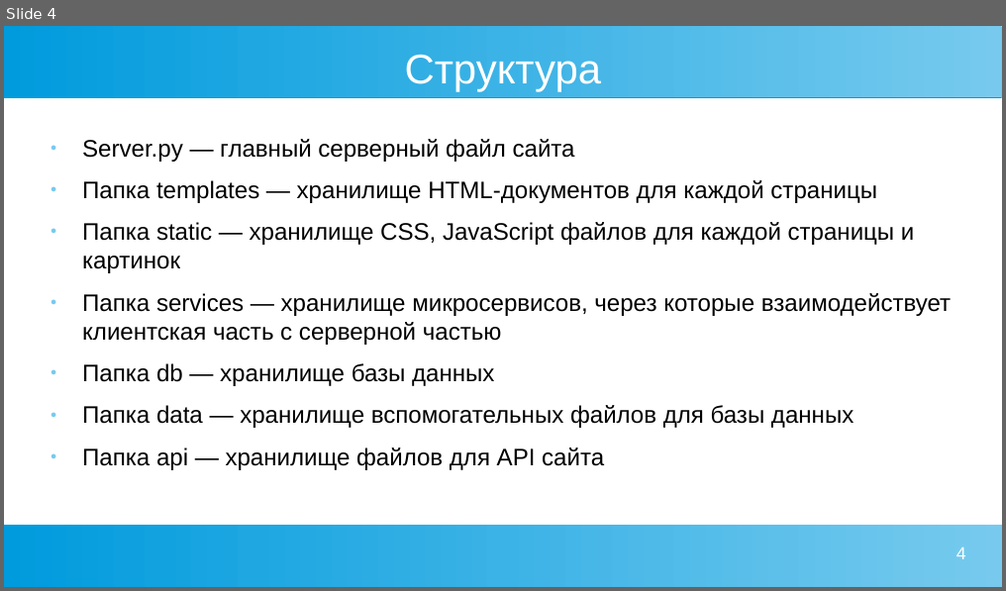
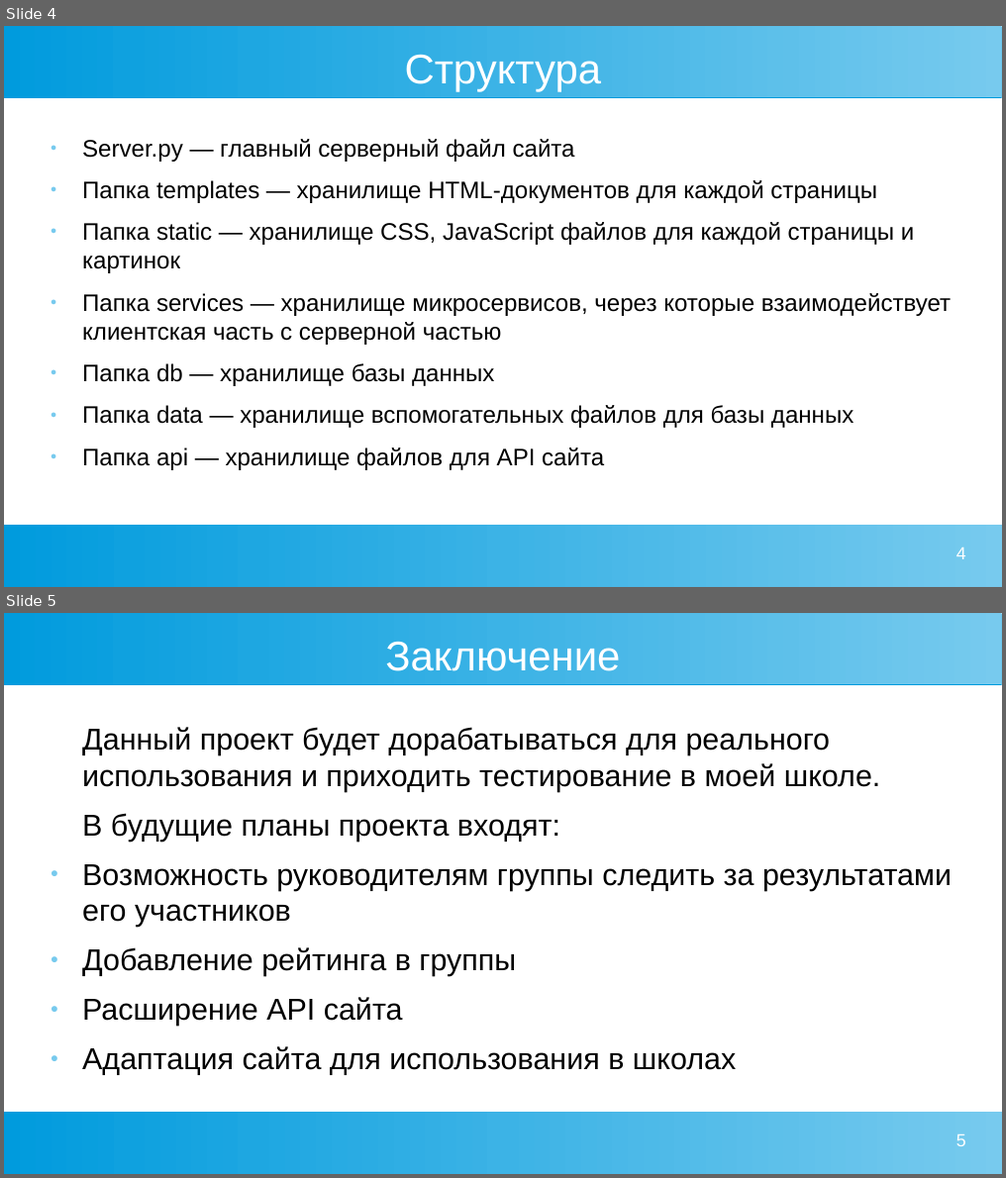
Before and after one commit to Stanislavsky2024/WebProject, a slide deck: Презентация Web.odp. Shown one above the other, each under a label of ours: slide 4 before the commit, slides 4 and 5 after it. The pictures are 1006x591 and 1006x1178 pixels, drawn with LibreOffice and Linux fonts; fonts in the diff are those of the drawing. Boxes give left, top, right and bottom in pixels: in the first picture for what was removed or moved away, otherwise in the second. Text is boxed around its words. In the diff, an @@ line names an element or a change of style, - is before the commit and + after.

```diff
--- a/Презентация Web.odp
+++ b/Презентация Web.odp
@@ slide 5 added at [4,613,1002,1174], background #FFFFFF; not listed: 2 template elements that a slide beside it also shows @@
@@ title added at [385,642,620,671], 33 pt, text #FFFFFF @@
+Заключение
@@ text added at [82,727,951,1075], 24 pt, text #000000 @@
+Данный проект будет дорабатываться для реального использования и приходить тестирование в моей школе.
+В будущие планы проекта входят:
+● Возможность руководителям группы следить за результатами его участников
+● Добавление рейтинга в группы
+● Расширение API сайта
+● Адаптация сайта для использования в школах
@@ page number added at [956,1135,966,1147], 14 pt, text #FFFFFF @@
+5
```
Also in this commit, not shown: 2 slides changed, 1 slide removed, 9 other files.
